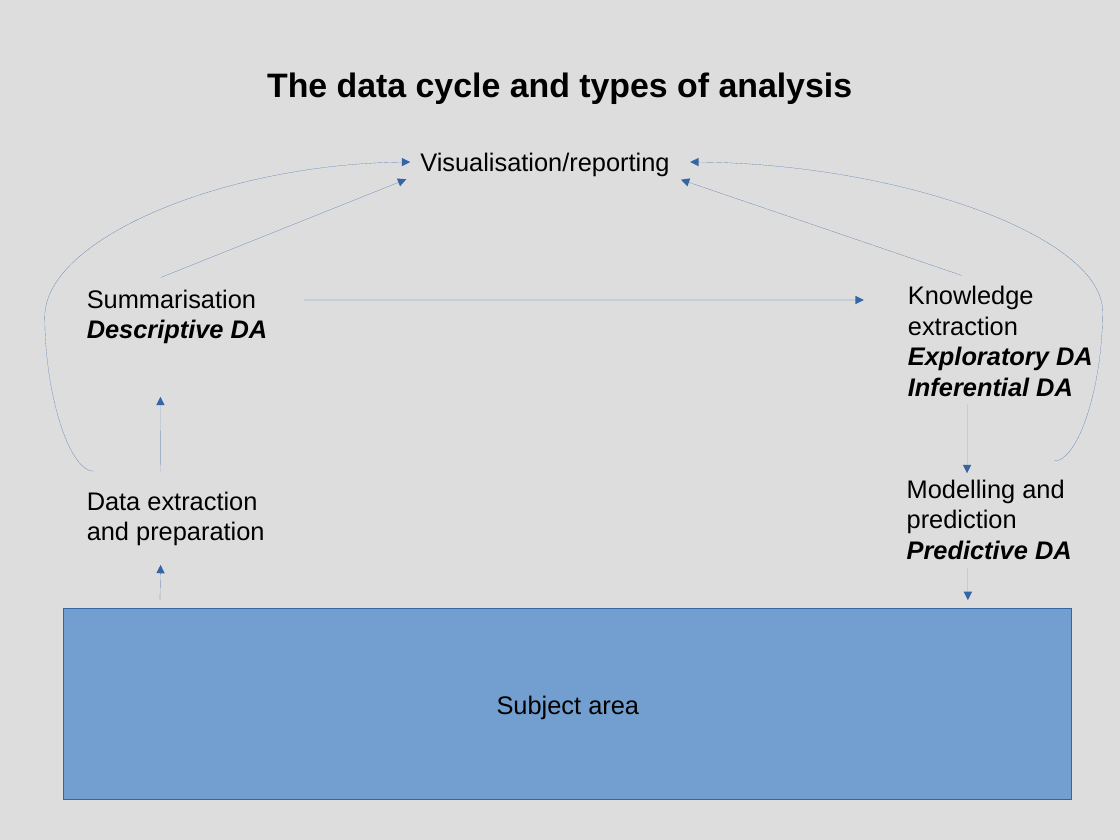
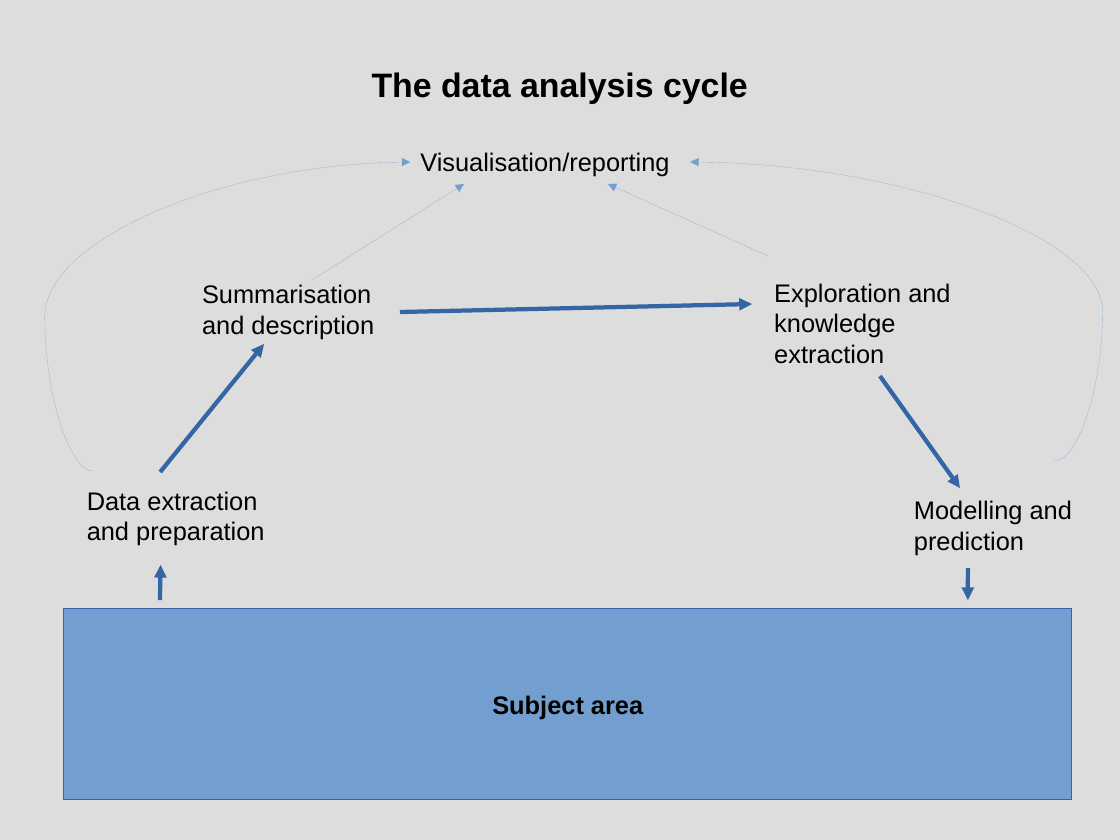
Before and after one commit to jelena-vk-itt/jvk-tudt-notes, a slide deck: slide 1 of da/res/images/data_cycle_and_types_of_analysis.odp. Drawn at 1120x840 pixels with LibreOffice and Linux fonts; fonts in the diff are those of the drawing. Boxes give left, top, right and bottom in pixels: in the first picture for what was removed or moved away, otherwise in the second. Text is boxed around its words. In the diff, an @@ line names an element or a change of style, - is before the commit and + after.

```diff
--- a/da/res/images/data_cycle_and_types_of_analysis.odp
+++ b/da/res/images/data_cycle_and_types_of_analysis.odp
@@ text at [372,72,748,104]: text changed @@
-The data cycle and types of analysis
+The data analysis cycle
@@ curved arrow (94, 472) - (411, 162): stroke #3465A4 0 pt to #729FCF 0 pt @@
@@ curved arrow (1055, 461) - (690, 163): stroke #3465A4 0 pt to #729FCF 0 pt @@
@@ arrow moved from (407, 179) - (161, 277) to (464, 184) - (312, 281) @@
@@ arrow (464, 184) - (312, 281): stroke #3465A4 0 pt to #729FCF 0 pt @@
@@ arrow moved from (681, 180) - (961, 275) to (608, 184) - (768, 256) @@
@@ arrow (608, 184) - (768, 256): stroke #3465A4 0 pt to #729FCF 0 pt @@
@@ text "Summarisation": place and size @@
-text "Summarisation" at [87,289,268,344]
+text "Summarisation" at [202,284,374,339]
@@ text at [774,283,950,364]: text changed; bold off; italic off @@
-Knowledge extraction
-Exploratory DA
-Inferential DA
+Exploration and knowledge extraction
@@ text at [202,315,374,339]: text changed; bold off; italic off @@
-Descriptive DA
+and description
@@ arrow moved from (864, 300) - (304, 300) to (752, 304) - (400, 312) @@
@@ arrow (752, 304) - (400, 312): stroke #3465A4 0 pt to #3465A4 3 pt @@
@@ arrow moved from (161, 397) - (161, 473) to (264, 345) - (161, 473) @@
@@ arrow (264, 345) - (161, 473): stroke #3465A4 0 pt to #3465A4 3 pt @@
@@ arrow moved from (968, 474) - (968, 405) to (960, 488) - (880, 376) @@
@@ arrow (960, 488) - (880, 376): stroke #3465A4 0 pt to #3465A4 3 pt @@
@@ text "Modelling and prediction": place and size @@
-text "Modelling and prediction" at [907,479,1072,560]
+text "Modelling and prediction" at [914,500,1072,555]
@@ arrow (161, 565) - (160, 601): stroke #3465A4 0 pt to #3465A4 3 pt @@
@@ text at [907,540,1072,560]: paragraph removed @@
-Predictive DA
@@ arrow (969, 601) - (969, 568): stroke #3465A4 0 pt to #3465A4 3 pt @@
@@ rectangle "Subject area" at [64,608,1072,800]: bold on @@
```
Also in this commit, not shown: 15 other files.
